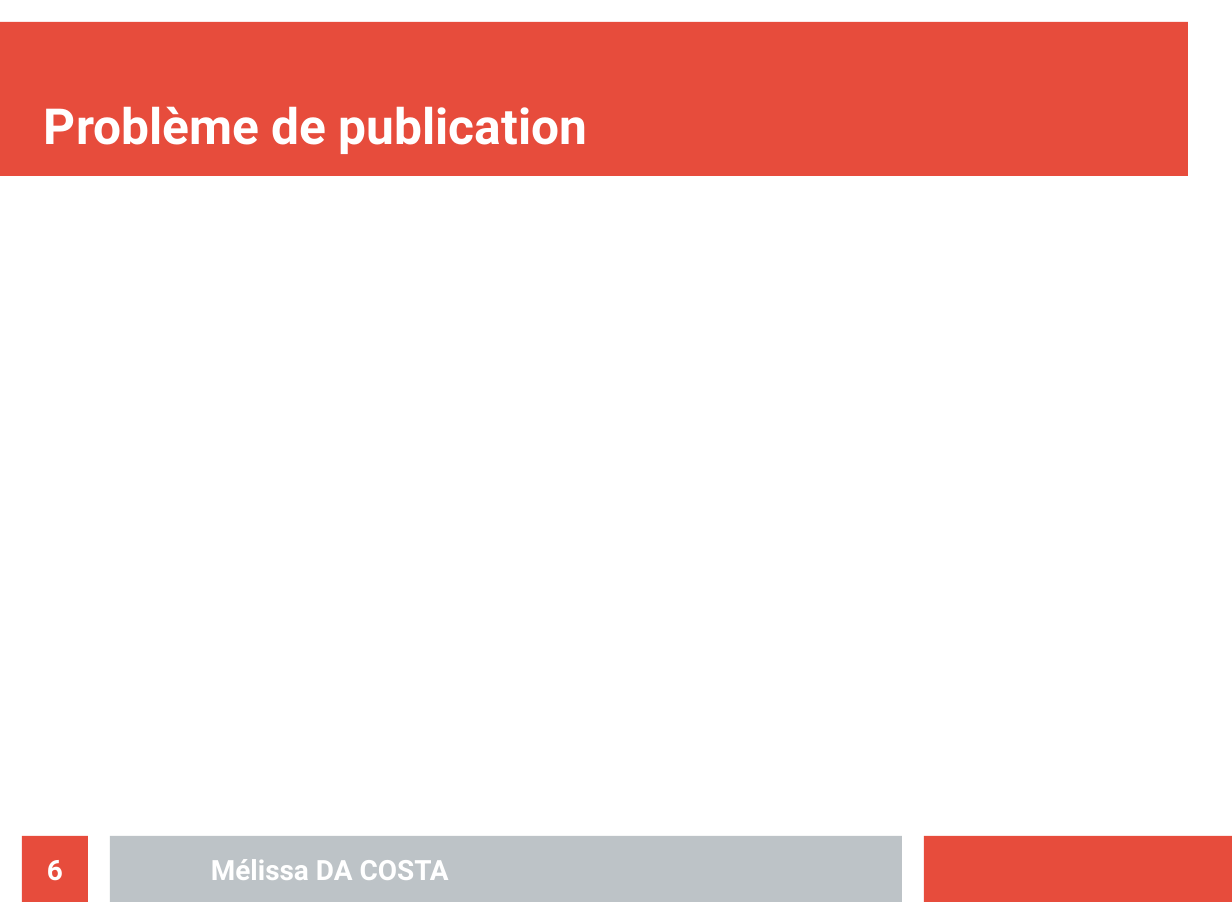
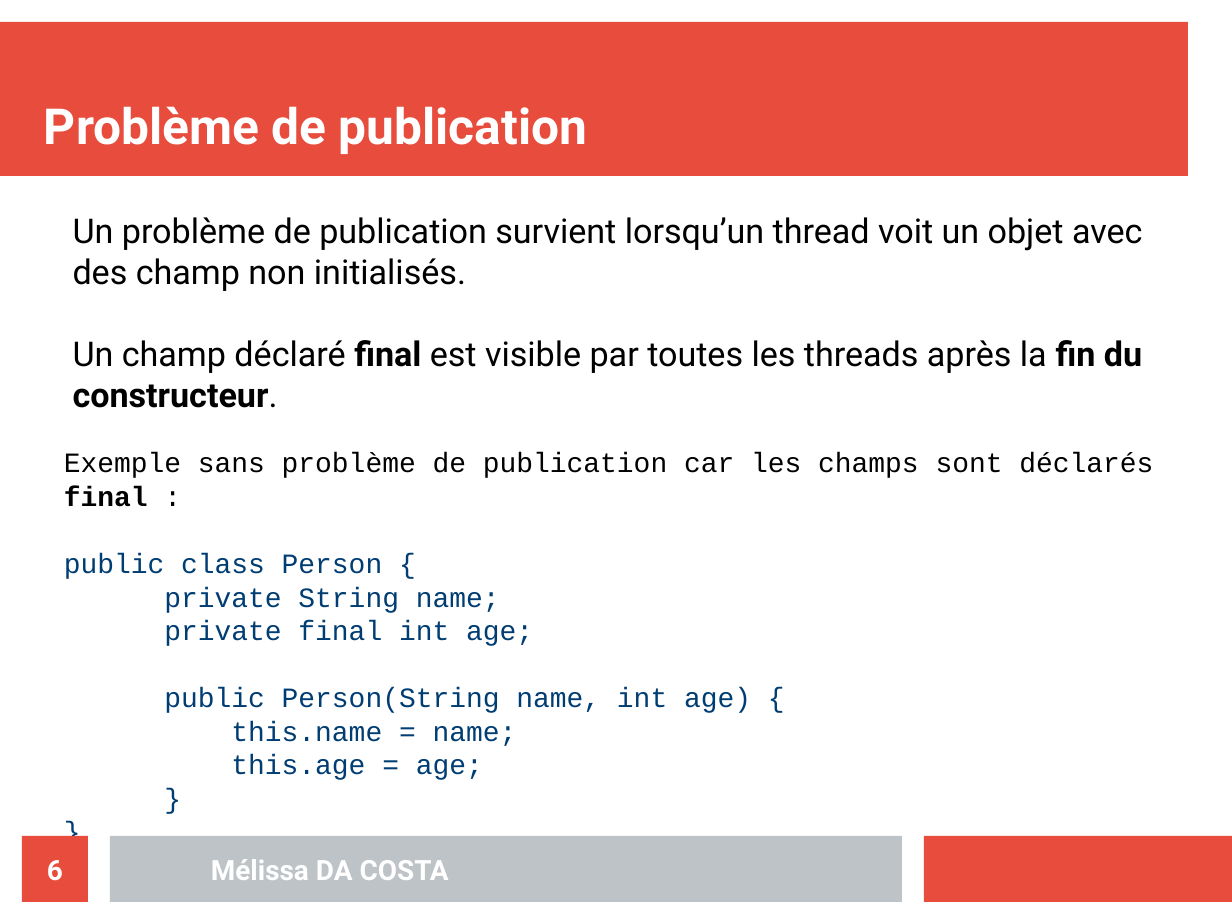
Before and after one commit to MelissaDaCosta/struct_conc, a slide deck: slide 6 of TP2/Mélissa_DA_COSTA_slides_TP02.odp. Drawn at 1232x924 pixels with LibreOffice and Linux fonts; fonts in the diff are those of the drawing. Boxes give left, top, right and bottom in pixels: in the first picture for what was removed or moved away, otherwise in the second. Text is boxed around its words. In the diff, an @@ line names an element or a change of style, - is before the commit and + after.

```diff
--- a/TP2/Mélissa_DA_COSTA_slides_TP02.odp
+++ b/TP2/Mélissa_DA_COSTA_slides_TP02.odp
@@ text added at box(73, 217, 1143, 408), 22 pt, text #000000 @@
+Un problème de publication survient lorsqu’un thread voit un objet avec des champ non initialisés.
+Un champ déclaré final est visible par toutes les threads après la fin du constructeur.
@@ text added at box(64, 453, 1153, 780), 18 pt, text #003D73 @@
+Exemple sans problème de publication car les champs sont déclarés final :
+public class Person {
+private String name;
+private final int age;
+public Person(String name, int age) {
+this.name = name;
+this.age = age;
+}
+}
```
Also in this commit, not shown: 4 other slides changed, 2 slides added, 1 slide removed, 8 other files.
